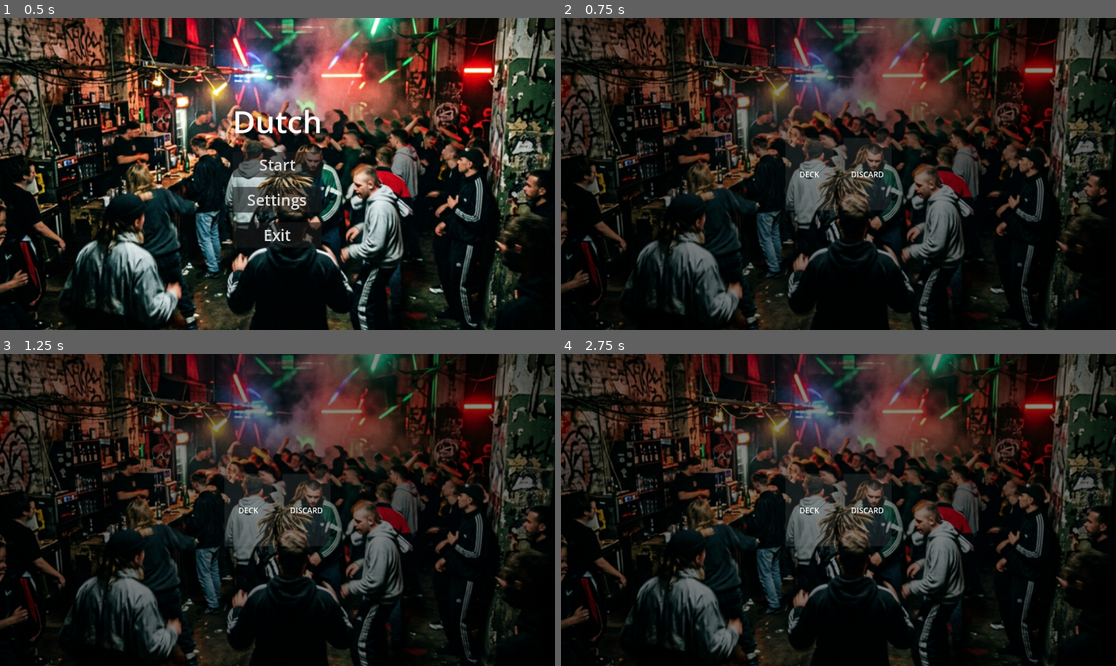
Above: before the commit, frames 1-4 (two rows, left to right).
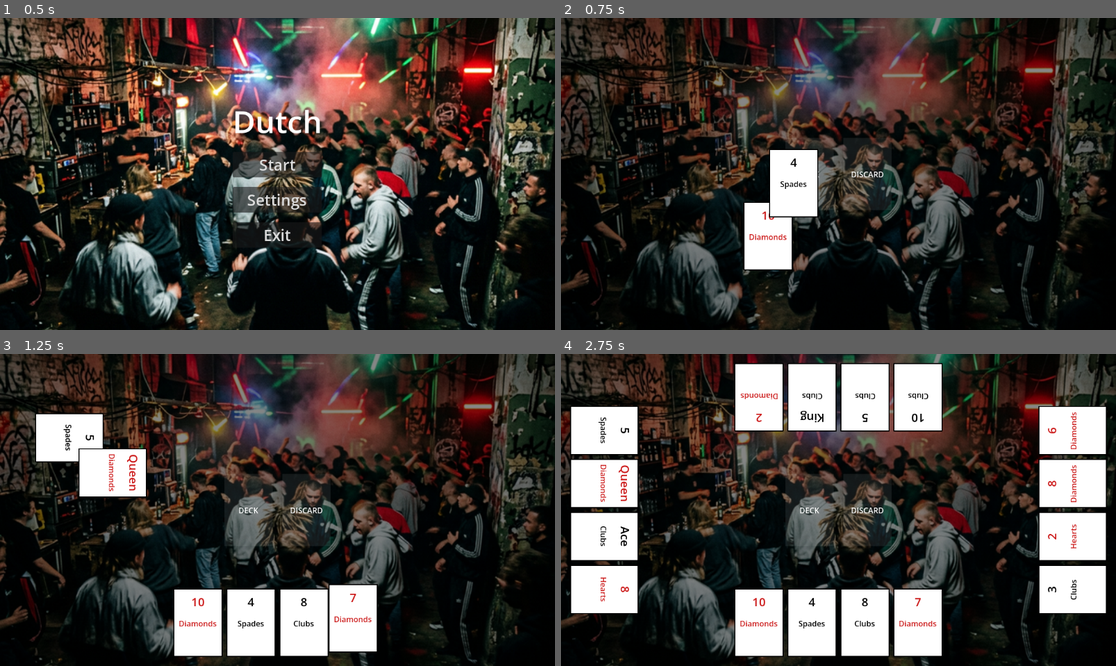
Above: after the commit, the same moments.

Repository: DinVin24/dutch
Game: Godot game, scene res://main_menu.tscn
The game is run twice, just before and just after one commit, with the same random seed, the same clock (stepped at 60 frames per second) and the same inputs.
Inputs (mouse positions are in pixels of both pictures, inside the frame that each line leads up to):
- Up to frame 1 (0.5 s): no input
- Up to frame 2 (0.75 s): click "Start" at 0.5 s
- Up to frame 3 (1.25 s): no input
- Up to frame 4 (2.75 s): click (760, 622) at 1.27 s; click (760, 622) at 2.02 s

Frame 1 is identical in both runs. In frame 2, 3.5% of the frame differs, in the area x 32-47%, y 41-81%; in frame 3, 11%; in frame 4, 30%, in the area x 1-99%, y 2-98%.
Error before the commit: Invalid assignment of property or key 'value' with value of type 'int' on a base object of type 'Resource (CardData)'. (res://game_board.gd:53)

Commit message:
Fix card visibility, property mismatch, and rank consistency. Restored 20px padding.

Diff:
--- a/card.gd
+++ b/card.gd
@@ -13,14 +13,7 @@
 var is_flipping: bool = false
 
 func setup(p_data: CardData) -> void:
-	if not p_data:
-		push_warning("CardData not provided to CardUI")
-		return
 	data = p_data
-	# Recalculate if needed (ensure King of Diamonds etc are right)
-	data.recalc_point_value()
-
-	# If we are already in the tree, update now
 	if is_node_ready():
 		_update_visuals()
 
@@ -31,49 +24,48 @@
 	if not data:
 		return
 
+	# Ensure nodes exist
+	if not front_face or not back_face:
+		return
+
 	if data.is_face_up:
-		front_face.visible = true
-		back_face.visible = false
+		front_face.show()
+		back_face.hide()
 
-		# Show rank and suit
+		# Set text
 		rank_label.text = str(data.rank)
 		suit_label.text = str(data.suit)
 
-		# Classmate's logic for color (fixing syntax error)
-		var normalized_suit = data.suit.strip_edges().capitalize()
-		var is_red = normalized_suit in ["Hearts", "Diamonds"]
-		var text_color = Color(0.8, 0.1, 0.1) if is_red else Color(0, 0, 0)
+		# Visual styling (Red for Hearts/Diamonds)
+		var s = data.suit.capitalize()
+		var is_red = (s == "Hearts" or s == "Diamonds")
+		var color = Color(0.8, 0.1, 0.1) if is_red else Color(0, 0, 0)
 
-		rank_label.add_theme_color_override("font_color", text_color)
-		suit_label.add_theme_color_override("font_color", text_color)
-
-		print("CardUI: Displaying %s of %s (Value: %d)" % [data.rank, data.suit, data.point_value])
+		rank_label.add_theme_color_override("font_color", color)
+		suit_label.add_theme_color_override("font_color", color)
 	else:
-		front_face.visible = false
-		back_face.visible = true
-		print("CardUI: Card is face down")
+		front_face.hide()
+		back_face.show()
 
 func flip() -> void:
 	if is_flipping or not data:
 		return
 	is_flipping = true
 	var tween = create_tween()
-	tween.tween_property(self , "scale:x", 0.0, 0.15).set_trans(Tween.TRANS_QUAD).set_ease(Tween.EASE_IN)
+	tween.tween_property(self , "scale:x", 0.0, 0.15)
 	tween.tween_callback(func():
 		data.is_face_up = not data.is_face_up
 		_update_visuals()
 	)
-	tween.tween_property(self , "scale:x", 1.0, 0.15).set_trans(Tween.TRANS_QUAD).set_ease(Tween.EASE_OUT)
+	tween.tween_property(self , "scale:x", 1.0, 0.15)
 	tween.tween_callback(func():
 		is_flipping = false
 		emit_signal("card_flipped", self , data)
 	)
 
-func _on_interaction_pressed() -> void:
-	if not data:
-		return
+func _on_interaction_pressed():
 	emit_signal("card_clicked", self , data)
 
-func _on_gui_input(event: InputEvent):
+func _on_gui_input(event):
 	if event is InputEventMouseButton and event.pressed and event.button_index == MOUSE_BUTTON_LEFT:
 		emit_signal("card_clicked", self , data)
--- a/card_data.gd
+++ b/card_data.gd
@@ -2,39 +2,31 @@
 class_name CardData
 
 @export var suit: String = "Clubs"
-@export var rank: String = "A"
+@export var rank: String = "Ace"
 @export var point_value: int = 1
 @export var is_face_up: bool = false
 
-const _rank_to_value: Dictionary = {
-	"A": 1,
-	"2": 2,
-	"3": 3,
-	"4": 4,
-	"5": 5,
-	"6": 6,
-	"7": 7,
-	"8": 8,
-	"9": 9,
-	"10": 10,
-	"J": 11,
-	"Q": 12,
-	"K": 13,
-}
-
-const _red_suits: Array = ["Hearts", "Diamonds"]
-
-func _init(default_rank: String = "A", default_suit: String = "Clubs") -> void:
-	rank = default_rank
-	suit = default_suit
+func _init(p_rank: String = "Ace", p_suit: String = "Clubs"):
+	rank = p_rank
+	suit = p_suit
 	recalc_point_value()
 
 func recalc_point_value() -> int:
-	var normalized_rank = rank.strip_edges().to_upper()
-	var normalized_suit = suit.strip_edges().capitalize()
-	var base_value = _rank_to_value.get(normalized_rank, 0)
+	var r = rank.to_upper()
+	var s = suit.capitalize()
+
+	# Mapping for standard points
+	var values = {
+		"ACE": 1, "2": 2, "3": 3, "4": 4, "5": 5, "6": 6, "7": 7,
+		"8": 8, "9": 9, "10": 10, "JACK": 11, "QUEEN": 12, "KING": 13
+	}
+
+	point_value = values.get(r, 0)
+
 	# Rule: Only King of Diamonds is 0
-	point_value = 0 if (normalized_rank == "K" and normalized_suit == "Diamonds") else base_value
+	if r == "KING" and s == "Diamonds":
+		point_value = 0
+
 	return point_value
 
 func display_name() -> String:
--- a/game_board.gd
+++ b/game_board.gd
@@ -44,17 +44,16 @@
 	for p_idx in range(GameManager.num_players):
 		for i in range(cards_per_player):
 			var card_data_dict = GameManager.deck_manager.draw_card()
-			if card_data_dict.is_empty(): break
+			if card_data_dict.is_empty():
+				print("Deck is empty!")
+				break
 
 			var card_inst = card_scene.instantiate()
-			var card_data = CardData.new()
-			card_data.suit = card_data_dict.suit
-			card_data.rank = card_data_dict.rank
-			card_data.value = card_data_dict.value
+			var card_data = CardData.new(card_data_dict.rank, card_data_dict.suit)
 			card_data.is_face_up = true
-			card_inst.setup(card_data)
 
 			add_child(card_inst)
+			card_inst.setup(card_data) # Call after add_child to be safe
 			player_hands[p_idx].append(card_inst)
 
 			# Get target transform
@@ -71,6 +70,7 @@
 			var tween = create_tween()
 			tween.tween_property(card_inst, "global_position", final_pos, 0.4).set_trans(Tween.TRANS_QUAD).set_ease(Tween.EASE_OUT)
 
+			print("Dealt ", card_data.display_name(), " to Player ", p_idx)
 			await get_tree().create_timer(0.1).timeout
 
 func reposition_all_cards():
